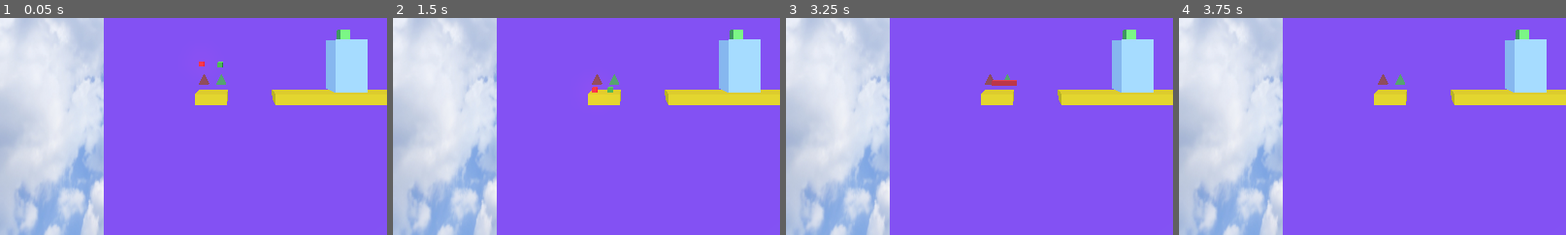
Above: before the commit, frames 1-4 (left to right).
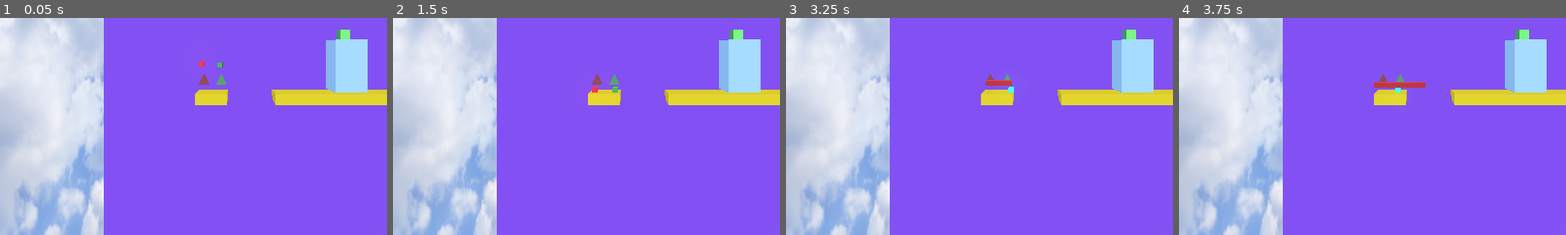
Above: after the commit, the same moments.

Repository: AtlasWongy/gmtk_game_jam_2024
Game: Godot game, scene res://scenes/Game.tscn
Same seed, same stepped clock (60 frames per second), same inputs: the game is played once before the commit and once after it.
Inputs:
- Up to frame 1 (0.05 s): no input
- Up to frame 2 (1.5 s): tap Enter at 0.5 s; hold Q (switch_box) 0.53-1.28 s; tap Right (movement) at 0.6 s; tap Space (jump) at 0.77, 1.07, 1.25 s; hold Left (left) from 1.28 s (still down); tap Q (switch_box) at 1.35 s
- Up to frame 3 (3.25 s): tap Space (jump) at 1.52, 1.55, 1.82, 3.02 s; tap Enter at 2 s; release Left (left) at 2.03 s; hold Space (jump) 2.03-2.78 s; tap Right (movement) at 2.3 s; tap G (grow) at 2.85 s; tap Q (switch_box) at 3.05 s
- Up to frame 4 (3.75 s): tap Space (jump) at 3.32 s; tap Enter at 3.5 s; hold Left (left) from 3.53 s (still down); hold Space (jump) from 3.53 s (still down); tap Right (movement) at 3.6 s
The pictures show only the part of the screen within x 19-69%, y 44-94%; the shares and areas given below are measured in that part.

The runs differ from the first frame. In frame 1, less than 0.1% of the frame differs, in the area x 56-58%, y 20-21%; in frame 2, less than 0.1%; in frame 3, 0.1%; in frame 4, 0.4%, in the area x 50-64%, y 29-35%.

Commit message:
Added jolt and some minor changes

Diff:
--- a/characters/player/blue_box/blue_box.tscn
+++ b/characters/player/blue_box/blue_box.tscn
@@ -19,7 +19,7 @@
 size = Vector3(0.5, 0.5, 0.5)
 
 [node name="BlueBox" type="CharacterBody3D"]
-transform = Transform3D(0.5, 0, 0, 0, 0.5, 0, 0, 0, 0.5, 0, 0, 0)
+collision_layer = 3
 script = ExtResource("1_4wx10")
 box_type = 1
 movement_stats = ExtResource("2_xvp5m")
--- a/characters/player/movement_component/movement_component.gd
+++ b/characters/player/movement_component/movement_component.gd
@@ -21,7 +21,13 @@
 
 
 func _physics_process(delta: float) -> void:
+
+	if !player.can_control:
+		direction = Vector3(0,0,0)
+
 	velocity.x = speed * direction.normalized().x
+
+
 
 	if not player.is_on_floor():
 		if velocity.y >= 0:
@@ -52,4 +58,17 @@
 	if(box_type != _box_type):
 		return
 	velocity.y = 2 * jump_height / apex_duration
+	for i in player.get_slide_collision_count():
+		var col = player.get_slide_collision(i)
+
+		if col.get_collider() is Player:
+			var player_col: Player = col.get_collider()
+			if player_col.is_changing:
+				if player_col.box_type == 1:
+					velocity.y += 20
+					print("bonus jump")
+
+			print("touching player while jumping")
+
+
 	jump_gravity = velocity.y / apex_duration
--- a/characters/player/player.gd
+++ b/characters/player/player.gd
@@ -6,6 +6,8 @@
 
 @onready var mesh: MeshInstance3D = $MeshInstance3D
 @onready var collisionShape: CollisionShape3D = $CollisionShape3D
+
+var death_vfx = preload("res://objects/VFX/cube_death_vfx.tscn")
 
 var movement_direction: Vector3
 var can_control: bool = true
@@ -31,10 +33,22 @@
 func _set_can_control():
 	can_control = !can_control
 	mesh.mesh.material.emission_enabled = can_control
+	if !can_control:
+		movement_direction = Vector3(0,0,0)
+
 
 func _destroy_cube(cube:GameManager.CurrentBox):
 	if cube==box_type:
-		queue_free()
+		mesh.position.y = 0
+		collisionShape.position.y = 0
+		mesh.mesh.size = Vector3(0.5,0.5,0.5)
+		collisionShape.shape.size = Vector3(0.5,0.5,0.5)
+
+		var vfx = death_vfx.instantiate()
+		GameManager.level_ref.add_child(vfx)
+		vfx.global_position = global_position
+		vfx.emitting = true
+		call_deferred("queue_free")
 
 
 func _input(event: InputEvent) -> void:
@@ -42,11 +56,7 @@
 	if !can_control:
 		return
 
-	if event.is_action_pressed("switch_box") and event.is_pressed() and GameManager.can_switch:
-		SignalBus.set_current_box.emit()
 
-	if event.is_action_released("switch_box") and event.is_released() and !GameManager.can_switch:
-		SignalBus.set_enable_switch.emit()
 
 	if event.is_action("movement"):
 		movement_direction.x = Input.get_action_strength("right") - Input.get_action_strength("left")
@@ -71,14 +81,18 @@
 	if (event.is_action_pressed("shrink") or event.is_action_pressed("shrink_right")) and !is_changing:
 		_shrink_right()
 
+	if event.is_action_pressed("switch_box") and event.is_pressed() and GameManager.can_switch:
+		SignalBus.set_current_box.emit()
+
+	if event.is_action_released("switch_box") and event.is_released() and !GameManager.can_switch:
+		SignalBus.set_enable_switch.emit()
+
 func _physics_process(_delta: float) -> void:
 	if is_movement_ongoing():
-		print("whee")
 		SignalBus.set_direction.emit(movement_direction, box_type)
 
 	if is_on_ceiling() and is_changing:
 		print("bonk")
-
 
 func is_movement_ongoing() -> bool:
 	return abs(movement_direction.x) > 0
@@ -89,6 +103,7 @@
 		print("Starting to grow.")
 		var tween = get_tree().create_tween()
 		tween.set_parallel()
+
 		if box_type == 1:
 			_grow_animate(tween, 0, 5, "right")
 		else:
--- a/characters/player/red_box/red_box.tscn
+++ b/characters/player/red_box/red_box.tscn
@@ -19,6 +19,7 @@
 size = Vector3(0.5, 0.5, 0.5)
 
 [node name="RedBox" type="CharacterBody3D"]
+collision_layer = 3
 script = ExtResource("1_utoyu")
 movement_stats = ExtResource("2_i40s3")
 
--- a/objects/Spawner/spawner.gd
+++ b/objects/Spawner/spawner.gd
@@ -27,10 +27,11 @@
 		if cube_type==GameManager.CurrentBox.RED_BOX:
 
 			var red_cube = red_cube_scene.instantiate()
+			GameManager.level_ref.add_child(red_cube)
 			red_cube.global_position = marker.global_position
-			GameManager.level_ref.add_child(red_cube)
+
 		else:
 
 			var blue_cube = blue_cube_scene.instantiate()
+			GameManager.level_ref.add_child(blue_cube)
 			blue_cube.global_position = marker.global_position
-			GameManager.level_ref.add_child(blue_cube)
--- /dev/null
+++ b/objects/VFX/cube_death_vfx.gd
@@ -0,0 +1,6 @@
+extends GPUParticles3D
+
+
+
+func _on_finished() -> void:
+	call_deferred("queue_free")
--- /dev/null
+++ b/objects/VFX/cube_death_vfx.tscn
@@ -0,0 +1,33 @@
+[gd_scene load_steps=6 format=3 uid="uid://cp5mqk25dke4u"]
+
+[ext_resource type="Texture2D" uid="uid://bp8pb50387o2s" path="res://assets/Flare01.png" id="1_o6gk4"]
+[ext_resource type="Script" path="res://objects/VFX/cube_death_vfx.gd" id="2_0jde6"]
+
+[sub_resource type="StandardMaterial3D" id="StandardMaterial3D_eb34i"]
+transparency = 1
+depth_draw_mode = 2
+shading_mode = 0
+albedo_color = Color(0.826266, 0.755166, 0.718769, 1)
+albedo_texture = ExtResource("1_o6gk4")
+
+[sub_resource type="ParticleProcessMaterial" id="ParticleProcessMaterial_0sdrf"]
+spread = 180.0
+initial_velocity_min = 3.0
+initial_velocity_max = 7.0
+
+[sub_resource type="QuadMesh" id="QuadMesh_ndlc4"]
+size = Vector2(0.5, 0.5)
+
+[node name="CubeDeathVFX" type="GPUParticles3D"]
+material_override = SubResource("StandardMaterial3D_eb34i")
+emitting = false
+amount = 32
+lifetime = 0.75
+one_shot = true
+explosiveness = 1.0
+randomness = 1.0
+process_material = SubResource("ParticleProcessMaterial_0sdrf")
+draw_pass_1 = SubResource("QuadMesh_ndlc4")
+script = ExtResource("2_0jde6")
+
+[connection signal="finished" from="." to="." method="_on_finished"]
--- a/project.godot
+++ b/project.godot
@@ -75,3 +75,7 @@
 "events": [Object(InputEventKey,"resource_local_to_scene":false,"resource_name":"","device":-1,"window_id":0,"alt_press …(192 unchanged characters)…
 ]
 }
+
+[physics]
+
+3d/physics_engine="JoltPhysics3D"
--- a/scenes/Game.tscn
+++ b/scenes/Game.tscn
@@ -52,7 +52,8 @@
 [sub_resource type="ConcavePolygonShape3D" id="ConcavePolygonShape3D_h8te1"]
 data = PackedVector3Array(-0.5, 0.5, 1, 0.5, 0.5, 1, -0.5, -0.5, 1, 0.5, 0.5, 1, 0.5, -0.5, 1, -0.5, -0.5, 1, 0.5, 0.5, …(428 unchanged characters)…
 
-[sub_resource type="WorldBoundaryShape3D" id="WorldBoundaryShape3D_lg6u2"]
+[sub_resource type="BoxShape3D" id="BoxShape3D_8exy2"]
+size = Vector3(100, 1, 100)
 
 [node name="Game" type="Node"]
 
@@ -86,19 +87,19 @@
 [node name="CollisionShape3D" type="CollisionShape3D" parent="Level/BackgroundCube/StaticBody3D"]
 shape = SubResource("ConcavePolygonShape3D_h8te1")
 
-[node name="Face 1" parent="Level/BackgroundCube" instance=ExtResource("5_scypy")]
+[node name="Level 1-1" parent="Level/BackgroundCube" instance=ExtResource("5_scypy")]
 
 [node name="RedBox" parent="Level" instance=ExtResource("7_ero0o")]
-transform = Transform3D(1, 0, 0, 0, 1, 0, 0, 0, 1, -14.5135, 3.28289, 26.9621)
+transform = Transform3D(1, 0, 0, 0, 1, 0, 0, 0, 1, -14.513, 3.283, 27)
 
 [node name="BlueBox" parent="Level" instance=ExtResource("8_mw2t5")]
-transform = Transform3D(1, 0, 0, 0, 1, 0, 0, 0, 1, -12.7348, 3.20794, 26.9134)
+transform = Transform3D(1, 0, 0, 0, 1, 0, 0, 0, 1, -12.735, 3.208, 27)
 
 [node name="DeathZone" type="Area3D" parent="Level"]
 transform = Transform3D(1, 0, 0, 0, 1, 0, 0, 0, 1, 0, -45.3418, 0)
 script = ExtResource("9_5d677")
 
 [node name="CollisionShape3D" type="CollisionShape3D" parent="Level/DeathZone"]
-shape = SubResource("WorldBoundaryShape3D_lg6u2")
+shape = SubResource("BoxShape3D_8exy2")
 
 [connection signal="body_entered" from="Level/DeathZone" to="Level/DeathZone" method="_on_body_entered"]
--- a/singletons/game_manager.gd
+++ b/singletons/game_manager.gd
@@ -15,6 +15,7 @@
 	SignalBus.set_enable_switch.connect(_enable_switch)
 	SignalBus.register_level.connect(_register_level)
 	SignalBus.set_game_state.connect(_on_set_game_state)
+	SignalBus.set_current_box.connect(_set_current_box)
 
 	current_box = CurrentBox.RED_BOX
 	game_state = GameState.NOT_STARTED
@@ -23,6 +24,14 @@
 func _input(event: InputEvent) -> void:
 	if event.is_action_pressed("pause") and game_state != GameState.NOT_STARTED:
 		toggle_pause()
+
+func _set_current_box():
+	if current_box == CurrentBox.RED_BOX:
+		current_box = CurrentBox.BLUE_BOX
+	else:
+		current_box = CurrentBox.RED_BOX
+
+
 
 func _disable_switch():
 	can_switch = false
Not shown, added: addons/godot-jolt/LICENSE.txt
Not shown, added: addons/godot-jolt/THIRDPARTY.txt
Not shown, added: addons/godot-jolt/android/libgodot-jolt_android-arm32.so
Not shown, added: addons/godot-jolt/android/libgodot-jolt_android-arm32_editor.so
Not shown, added: addons/godot-jolt/android/libgodot-jolt_android-arm64.so
Not shown, added: addons/godot-jolt/android/libgodot-jolt_android-arm64_editor.so
Not shown, added: addons/godot-jolt/android/libgodot-jolt_android-x64.so
Not shown, added: addons/godot-jolt/android/libgodot-jolt_android-x64_editor.so
Not shown, added: addons/godot-jolt/android/libgodot-jolt_android-x86.so
Not shown, added: addons/godot-jolt/android/libgodot-jolt_android-x86_editor.so
Not shown, added: addons/godot-jolt/godot-jolt.gdextension
Not shown, added: addons/godot-jolt/ios/godot-jolt_ios.framework/Info.plist
(and 18 more such lines)
